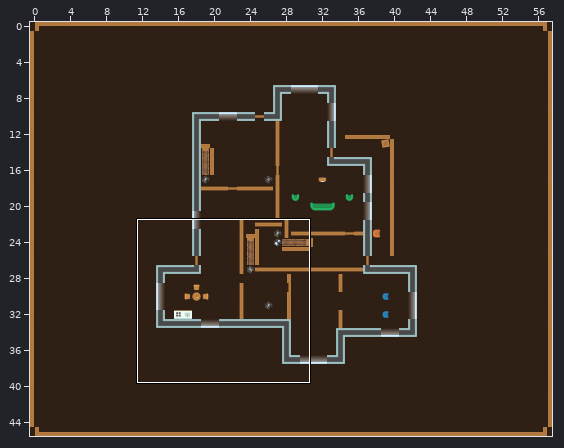
Two states of a Tiled map, EscapeItems/basement.tmx. The picture above shows the old version from afar; the outline marks the close-up.
Close-up. First the earlier version:
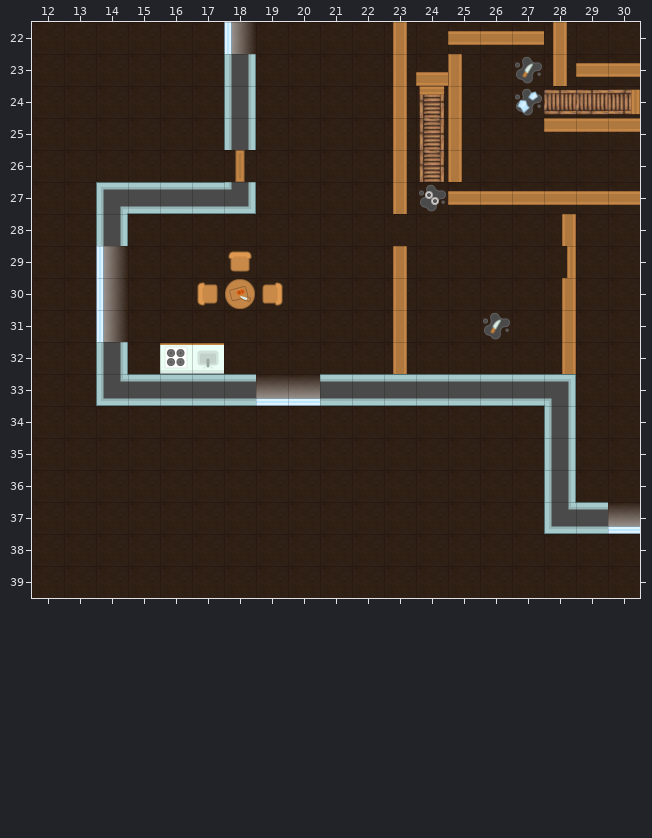
Cells are 64x64 px. Shown: x 12..30, y 22..39. The commit also changed other parts of the map, which this record leaves out.
After:
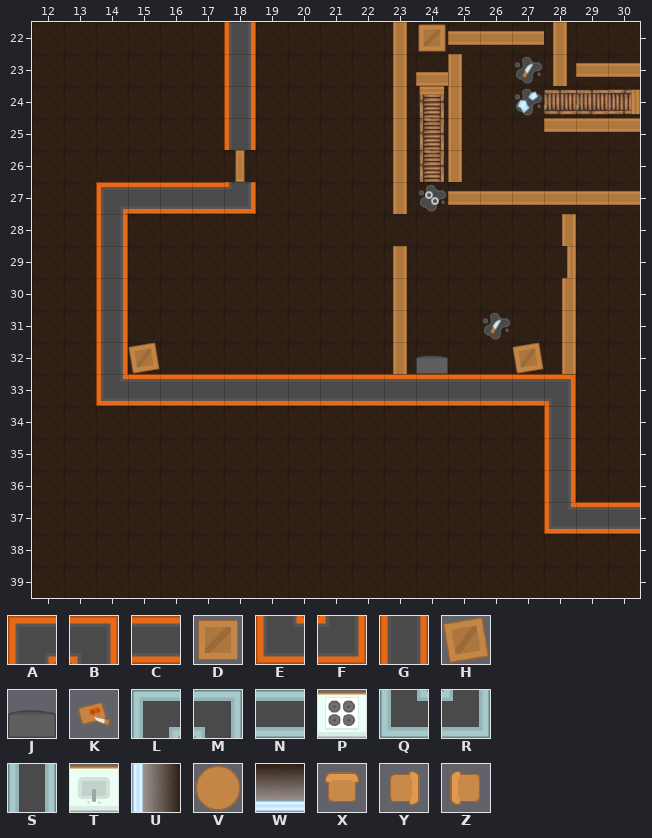
Key: from "topdown_tilesheet_complete2": A 112, B 113, C 114, D 132, E 140, F 141, G 142, H 160, J 250, K 276, L 289, M 290, N 291, P 306, Q 317, R 318, S 319, T 333, U 508, V 523, W 537, X 548 turned 180, Y 548 turned 270, Z 548 turned 90.
_ is an empty cell.
Tiles of an added or newly shown layer are drawn over the layers below it.
See-through tiles are keyed as they look on the map.
What changed:
Layer "walls":
Tile L becomes tile A in row 27 at x 14.
Tile M becomes tile B in row 33 at x 28.
Tile N becomes tile C in row 27 at x 15 to 17; in row 33 at x 15 to 18 and 21 to 27; in row 37 at x 29.
Tile W becomes tile C in row 33 at x 19 to 20; in row 37 at x 30.
Tile Q becomes tile E in row 33 at x 14; in row 37 at x 28.
Tile R becomes tile F in row 27 at x 18.
Tile S becomes tile G in rows 23 to 25 at x 18; in row 28 at x 14; in row 32 at x 14; in rows 34 to 36 at x 28.
Tile U becomes tile G in row 22 at x 18; in rows 29 to 31 at x 14.
Layer "keys" (added):
The author put tile D in row 22 at x 24.
The author put tile H in row 32 at x 15 and 27.
The author put tile J in row 32 at x 24.
Layer "staff":
Tile P is removed in row 32 at x 16.
Tile T is removed in row 32 at x 17.
Tile V is removed in row 30 at x 18.
Tile X is removed in row 29 at x 18.
Tile Y is removed in row 30 at x 19.
Tile Z is removed in row 30 at x 17.
Layer "staff2":
Tile K is removed in row 30 at x 18.
Boxes around the changes in both close-ups, in picture pixels (x1, y1, x2, y2):
changed: (224, 22, 256, 150)
added: (418, 24, 446, 52)
changed: (96, 182, 640, 534)
